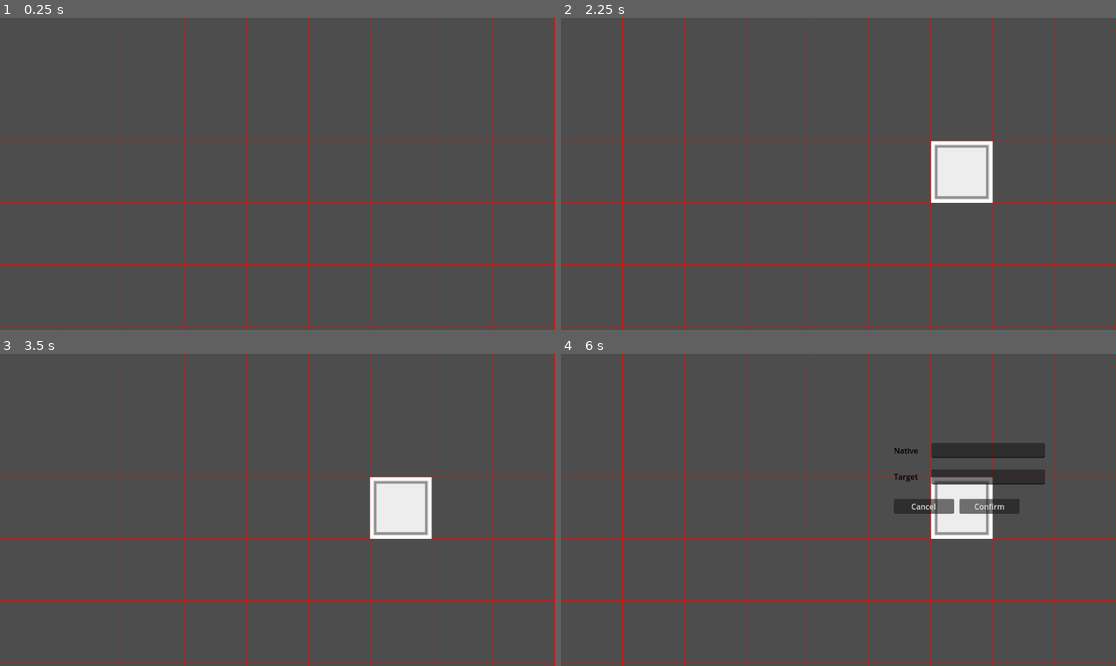
Above: before the commit, frames 1-4 (two rows, left to right).
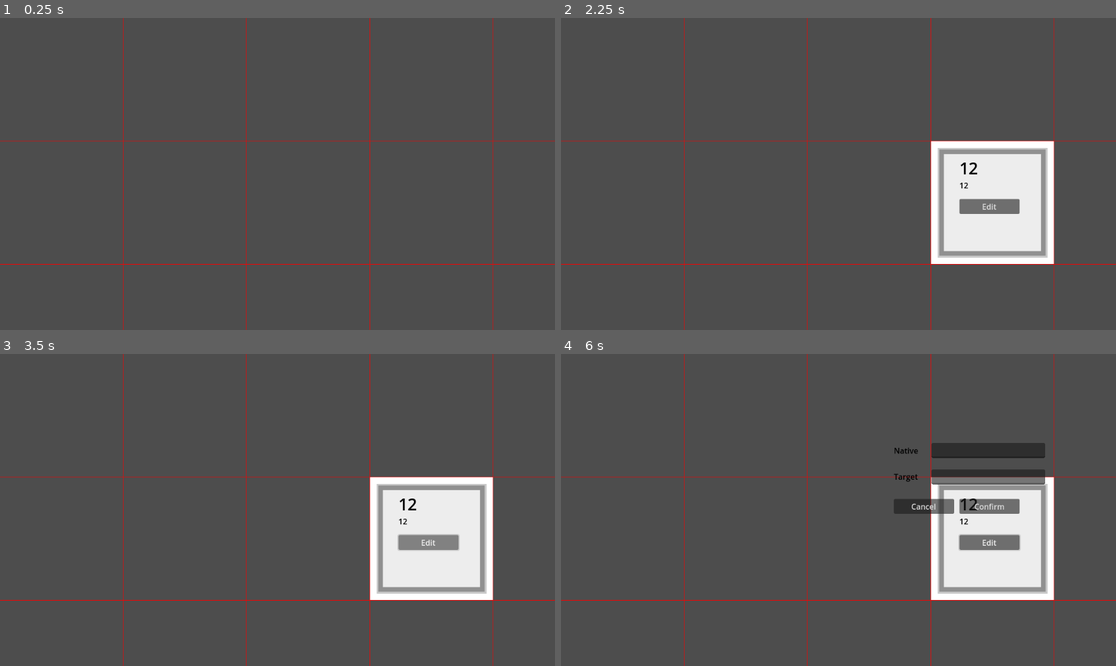
Above: after the commit, the same moments.

Repository: koljapluemer/vocab-city
Game: Godot game, scene res://scenes/main.tscn
The game is run twice, just before and just after one commit, with the same random seed, the same clock (stepped at 60 frames per second) and the same inputs.
Inputs (mouse positions are in pixels of both pictures, inside the frame that each line leads up to):
- Up to frame 1 (0.25 s): no input
- Up to frame 2 (2.25 s): tap Enter at 0.5 s; move the mouse to (960, 158) at 0.52 s; right-click (960, 158) at 0.6 s; click (960, 158) at 0.67 s; click (1054, 167) at 1.27 s; type "12" at 1.35 s; click (1054, 195) at 1.5 s; type "12" at 1.58 s; click "Confirm" at 2 s
- Up to frame 3 (3.5 s): click (427, 541) at 2.75 s, where only the run after the commit has a clickable "Edit"
- Up to frame 4 (6 s): click (988, 541) at 3.5 s, where only the run after the commit has a clickable "Edit"; click (988, 541) at 4.25 s, where only the run after the commit has a clickable "Edit"; tap Space at 5 s; drag from (727, 525) to (810, 572) at 5.02 s; tap Enter at 5.75 s; move the mouse to (894, 441) at 5.77 s; right-click (894, 441) at 5.85 s; click (894, 441) at 5.92 s

The runs differ from the first frame. In frame 1, 1.4% of the frame differs, in the area x 0-100%, y 0-100%; in frame 2, 8.7%; in frame 3, 8.8%; in frame 4, 8.6%.

Commit message:
set vocab correctly in new UI

Diff:
--- a/scenes/grid.gd
+++ b/scenes/grid.gd
@@ -9,7 +9,7 @@
 
 @export var width: int = 12
 @export var height: int = 12
-@export var cell_size: int = 128
+@export var cell_size: int = 256
 
 @export var show_debug: bool = true
 
@@ -61,8 +61,7 @@
 	if !grid[pos].has("bg_obj"):
 		print("setting cell bg for", pos)
 		var cell_node = prefabCell.instantiate()
-		var map_pos = world_to_grid(pos)
-		var cell_pos = grid_to_world(map_pos)
+		var cell_pos = grid_to_world(pos)
 		print("cell pos:", cell_pos)
 		cell_node.set_position(cell_pos)
 		grid[pos]["bg_obj"] = cell_node
@@ -80,6 +79,9 @@
 		else:
 			#delete_tile(get_global_mouse_position())
 			pass
+
+
+# Misc UI Stuff
 
 func open_dialog(x, y):
 	var dialog = dialogPrefab.instantiate()
@@ -111,8 +113,7 @@
 	dialog.queue_free()
 
 func add_vocab_node(native_word, target_word, x, y):
-	var pos = Vector2(x, y)
-	var gridPos = grid_to_world(pos)
+	var gridPos = Vector2(x, y)
 	# skip if tile is already occupied
 	if !is_cell_free(Vector2(x, y)):
 		print("location occupied")
@@ -120,7 +121,8 @@
 
 	var ui_obj = prefabVocabUI.instantiate()
 	var textPos = grid_to_world(gridPos)
-	ui_obj.set_position(Vector2(textPos.x - 64, textPos.y - 100))
+	print("setting text at", textPos)
+	ui_obj.set_position(textPos)
 	print("ui", ui_obj.name)
 	ui_obj.get_node("LabelTarget").text = target_word
 	ui_obj.get_node("LabelNative").text = native_word
--- a/scenes/prefabs/Cell.tscn
+++ b/scenes/prefabs/Cell.tscn
@@ -3,6 +3,6 @@
 [ext_resource type="Texture2D" uid="uid://c7i5n5e3sl1fe" path="res://assets/big_tile.png" id="1_glsxg"]
 
 [node name="Cell" type="Sprite2D"]
-scale = Vector2(0.5, 0.5)
+z_index = -3
 texture = ExtResource("1_glsxg")
 centered = false
--- a/scenes/prefabs/InterfaceVocab.tscn
+++ b/scenes/prefabs/InterfaceVocab.tscn
@@ -4,16 +4,18 @@
 
 [node name="LabelNative" type="Label" parent="."]
 layout_mode = 0
+offset_left = 59.0
 offset_top = 80.0
-offset_right = 51.0
+offset_right = 110.0
 offset_bottom = 103.0
 theme_override_colors/font_color = Color(0, 0, 0, 1)
 text = "Native"
 
 [node name="LabelTarget" type="Label" parent="."]
 layout_mode = 0
+offset_left = 59.0
 offset_top = 32.0
-offset_right = 106.0
+offset_right = 165.0
 offset_bottom = 79.0
 theme_override_colors/font_color = Color(0, 0, 0, 1)
 theme_override_font_sizes/font_size = 34
@@ -21,7 +23,8 @@
 
 [node name="ButtonEdit" type="Button" parent="."]
 layout_mode = 0
+offset_left = 59.0
 offset_top = 120.0
-offset_right = 125.0
+offset_right = 184.0
 offset_bottom = 151.0
 text = "Edit"
